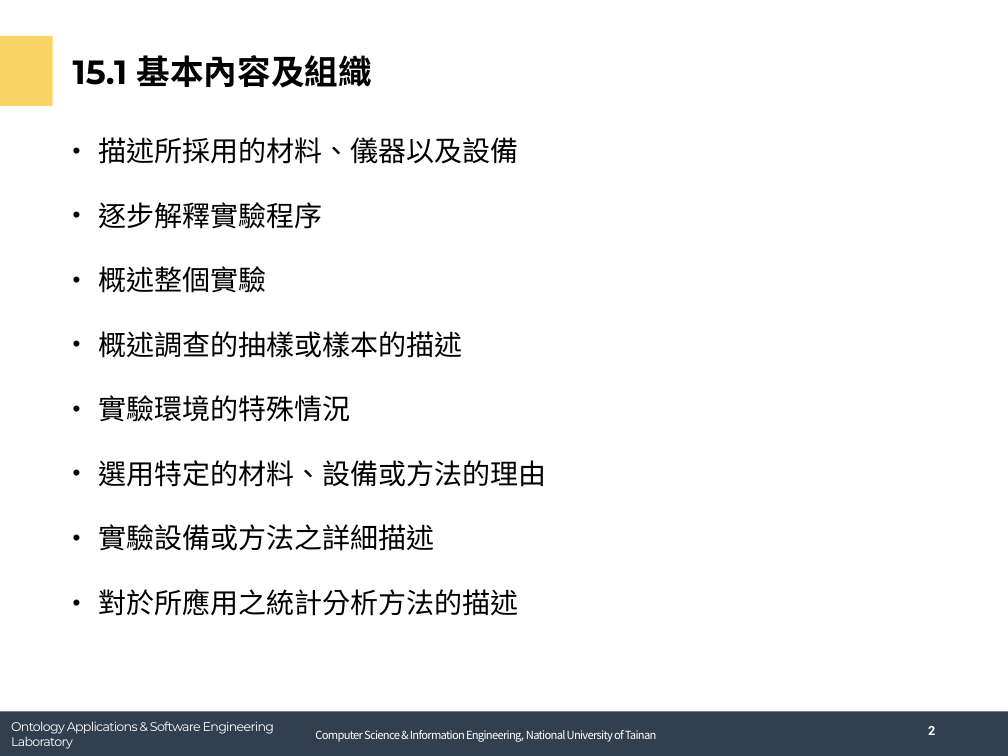
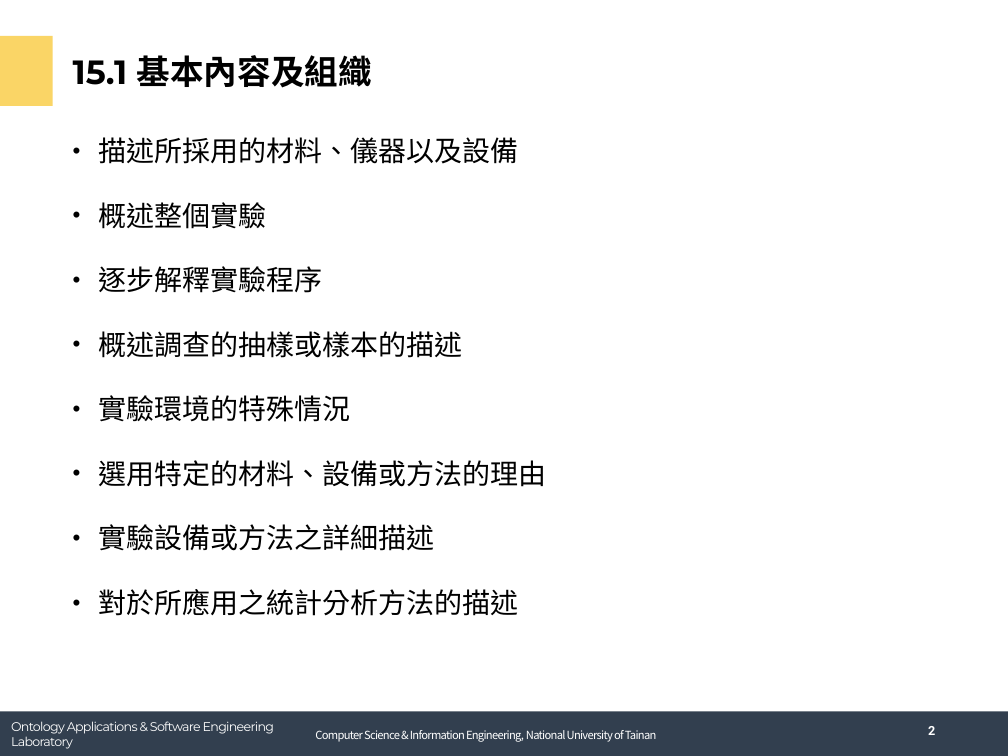
Before and after one commit to andy6804tw/english-learning, a slide deck: slide 3 of tech/report/ch15方法章節.pptx. Drawn at 1008x756 pixels with LibreOffice and Linux fonts; fonts in the diff are those of the drawing; background and template pictures are left out. Boxes give left, top, right and bottom in pixels: in the first picture for what was removed or moved away, otherwise in the second. Text is boxed around its words. In the diff, an @@ line names an element or a change of style, - is before the commit and + after.

```diff
--- a/tech/report/ch15方法章節.pptx
+++ b/tech/report/ch15方法章節.pptx
@@ text at (99, 202, 267, 229): paragraph added @@
+• 概述整個實驗
@@ text at (99, 266, 267, 293): paragraph removed @@
-• 概述整個實驗
```
Also in this commit, not shown: 2 other slides changed, 3 other files.
